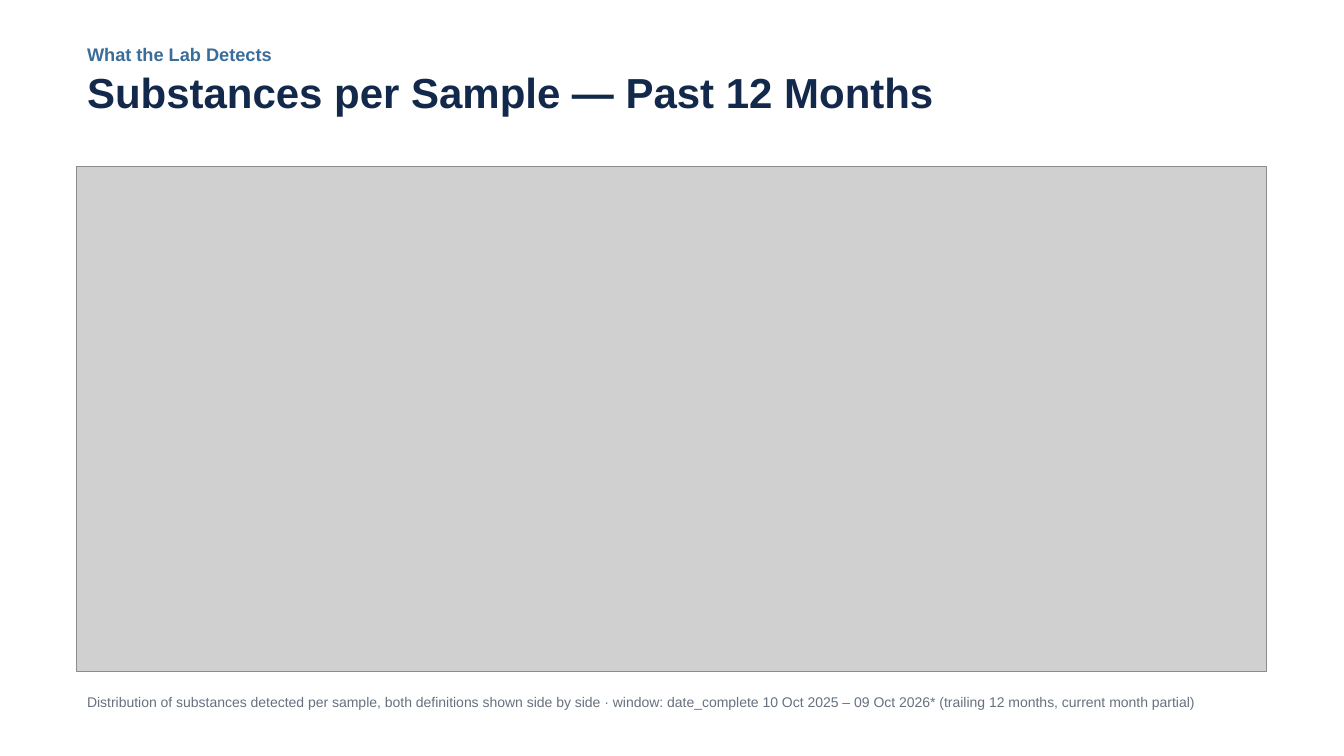
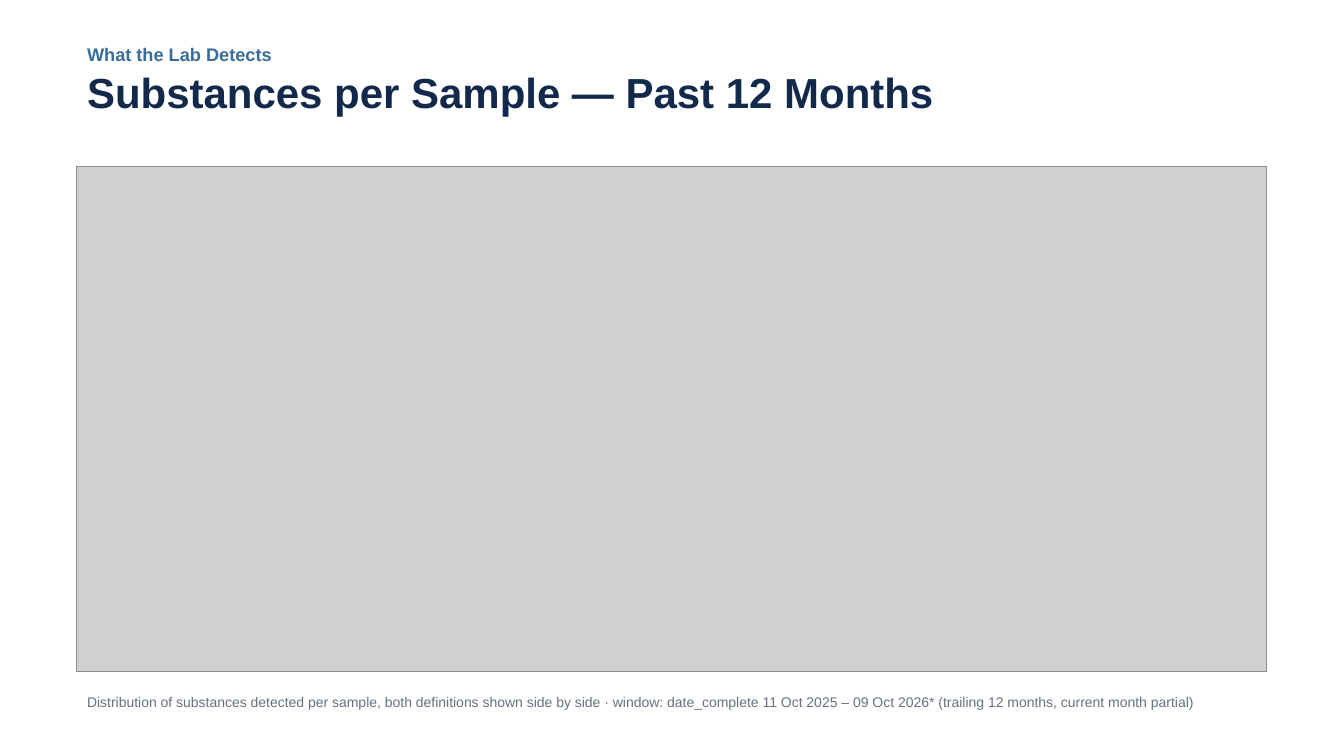
Before and after one commit to opioiddatalab/ncslides, a slide deck: slide 27 of docs/nc-drug-checking-latest.pptx. Drawn at 1344x756 pixels with LibreOffice and Linux fonts; fonts in the diff are those of the drawing; grey boxes stand for pictures. Boxes give left, top, right and bottom in pixels: in the first picture for what was removed or moved away, otherwise in the second. Text is boxed around its words. In the diff, an @@ line names an element or a change of style, - is before the commit and + after.

```diff
--- a/docs/nc-drug-checking-latest.pptx
+++ b/docs/nc-drug-checking-latest.pptx
@@ text at [87, 697, 1194, 710]: text changed @@
-Distribution of substances detected per sample, both definitions shown side by side · window: date_complete 10 Oct 2025 – 09 Oct 2026* (trailing 12 months, current month partial)
+Distribution of substances detected per sample, both definitions shown side by side · window: date_complete 11 Oct 2025 – 09 Oct 2026* (trailing 12 months, current month partial)
```
Also in this commit, not shown: 5 other slides changed, 3 other files.
